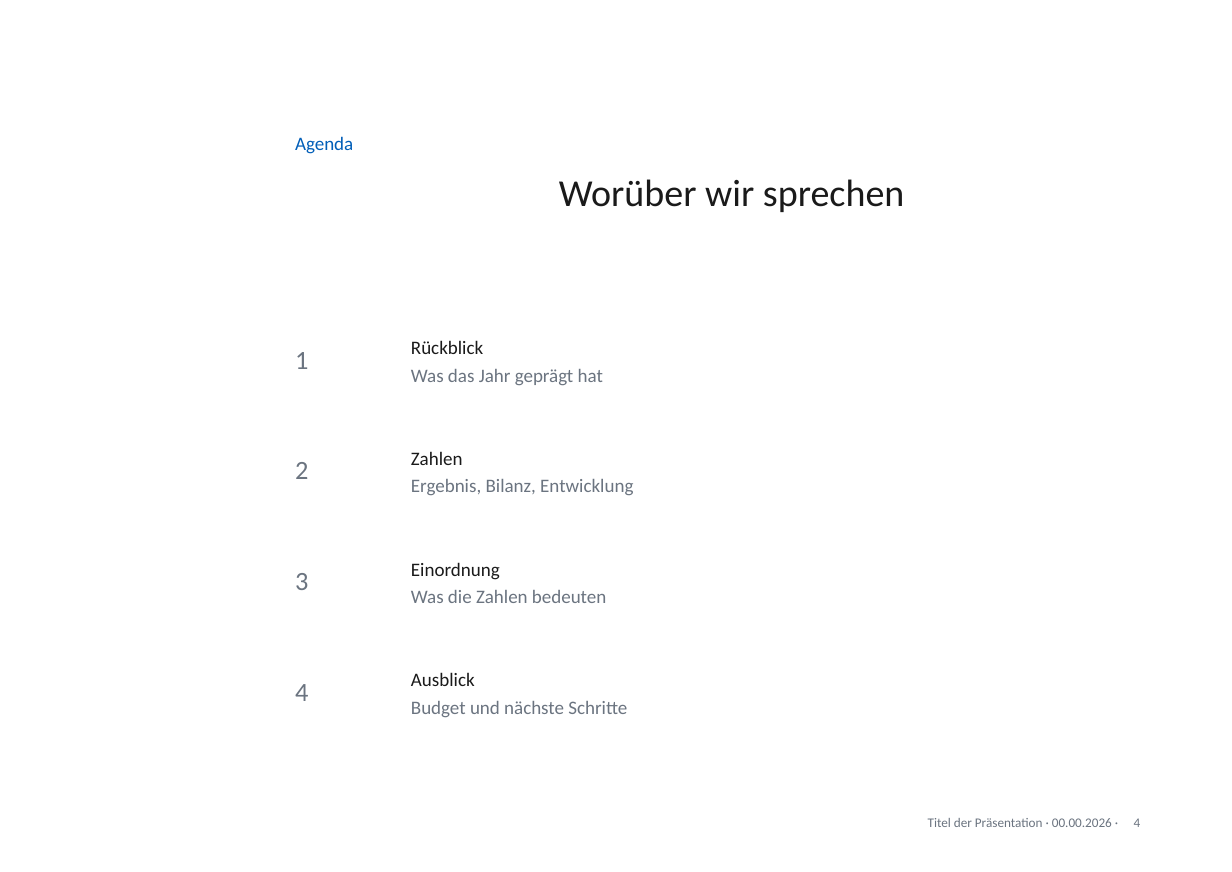
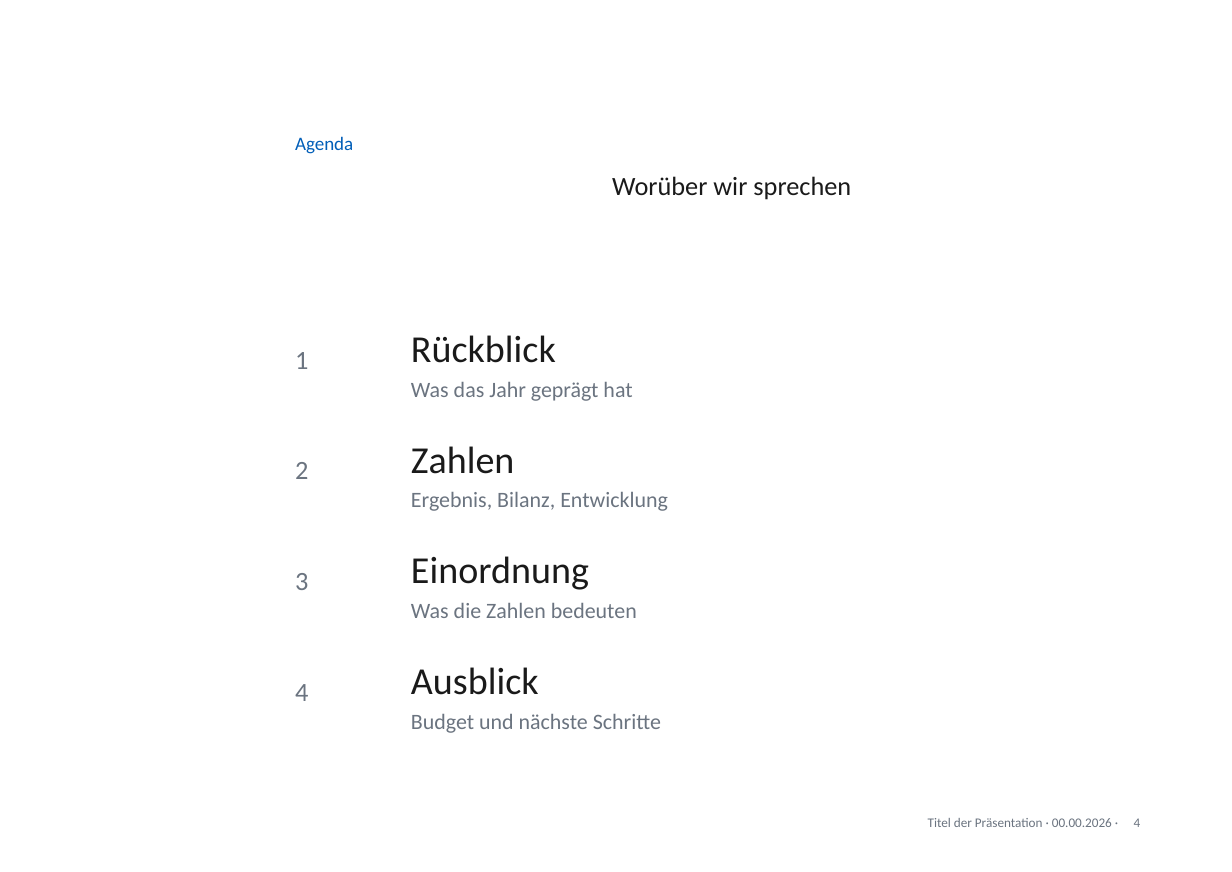
Before and after one commit to phtok/goeloggen, a slide deck: slide 4 of assets/templates/GoetheanumVorlageA4.pptx. Drawn at 1232x872 pixels with LibreOffice and Linux fonts; fonts in the diff are those of the drawing; background and template pictures are left out. Boxes give left, top, right and bottom in pixels: in the first picture for what was removed or moved away, otherwise in the second. Text is boxed around its words. In the diff, an @@ line names an element or a change of style, - is before the commit and + after.

```diff
--- a/assets/templates/GoetheanumVorlageA4.pptx
+++ b/assets/templates/GoetheanumVorlageA4.pptx
@@ title "Worüber wir sprechen" at (612, 176, 851, 200): size 26 to 18 pt @@
@@ text "Rückblick" at (411, 335, 632, 401): size 13 to 26 pt in "Rückblick"; size 13 to 15 pt in "Was das Jahr geprägt hat" @@
@@ text "Zahlen" at (411, 446, 668, 511): size 13 to 26 pt in "Zahlen"; size 13 to 15 pt in "Ergebnis, Bilanz, Entwicklung" @@
@@ text "Einordnung" at (411, 556, 637, 618): size 13 to 26 pt in "Einordnung"; size 13 to 15 pt in "Was die Zahlen bedeuten" @@
@@ text "Ausblick" at (411, 667, 661, 733): size 13 to 26 pt in "Ausblick"; size 13 to 15 pt in "Budget und nächste Schritte" @@
```
Also in this commit, not shown: 1 other file.
